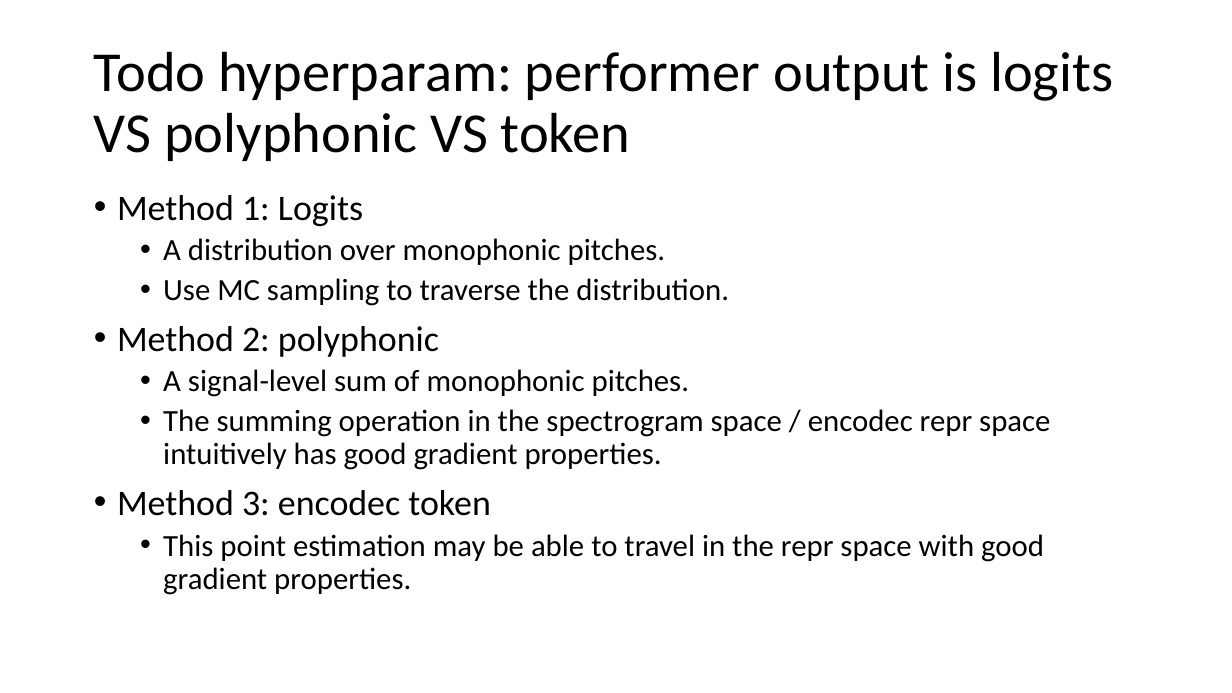
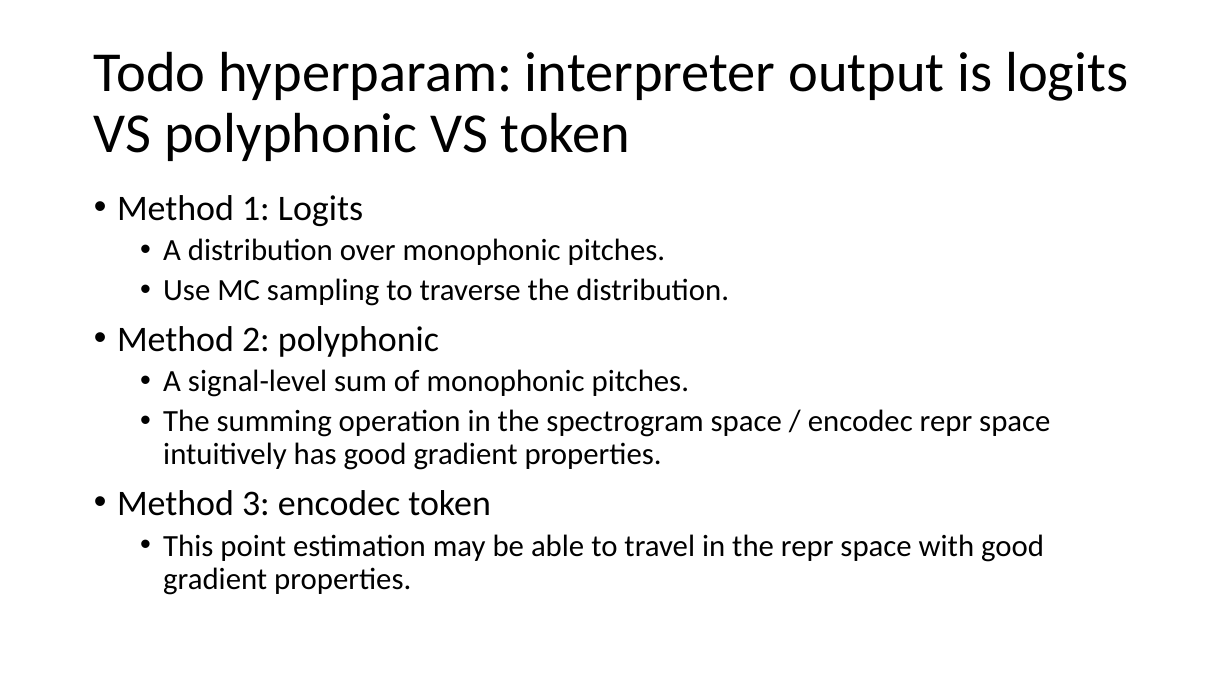
Before and after one commit to Daniel-Chin/Unsupervised-Symbolic-Music-Decipher, a slide deck: slide 5 of main.pptx. Drawn at 1232x693 pixels with LibreOffice and Linux fonts; fonts in the diff are those of the drawing. Boxes give left, top, right and bottom in pixels: in the first picture for what was removed or moved away, otherwise in the second. Text is boxed around its words. In the diff, an @@ line names an element or a change of style, - is before the commit and + after.

```diff
--- a/main.pptx
+++ b/main.pptx
@@ title at bbox=[94, 51, 1128, 161]: text changed @@
-Todo hyperparam: performer output is logits VS polyphonic VS token
+Todo hyperparam: interpreter output is logits VS polyphonic VS token
```
Also in this commit, not shown: 1 other slide changed, 1 other file.
